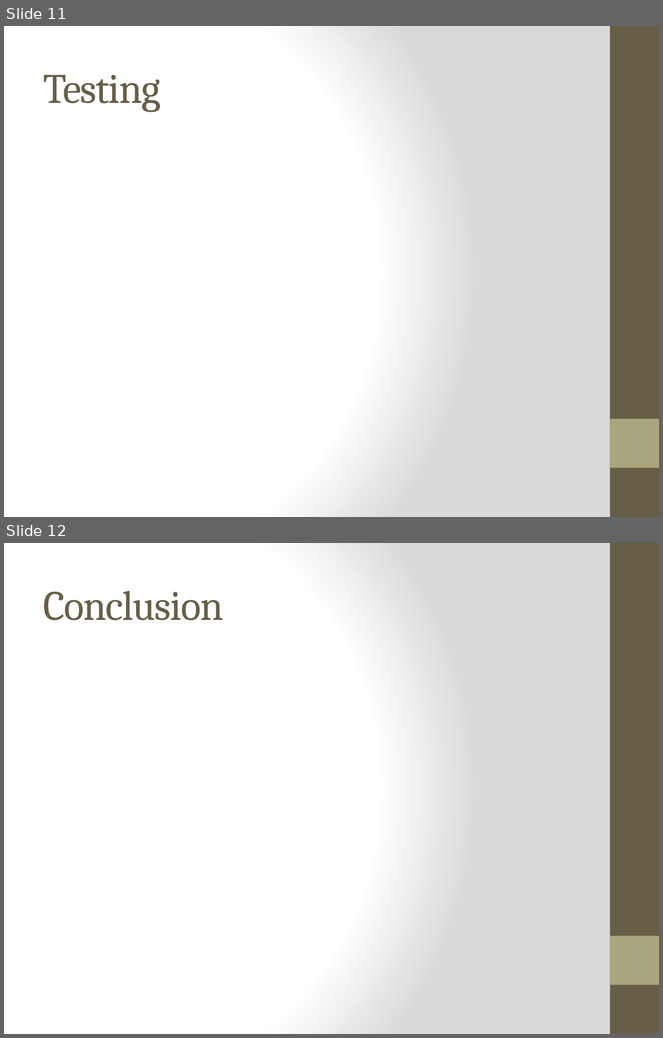
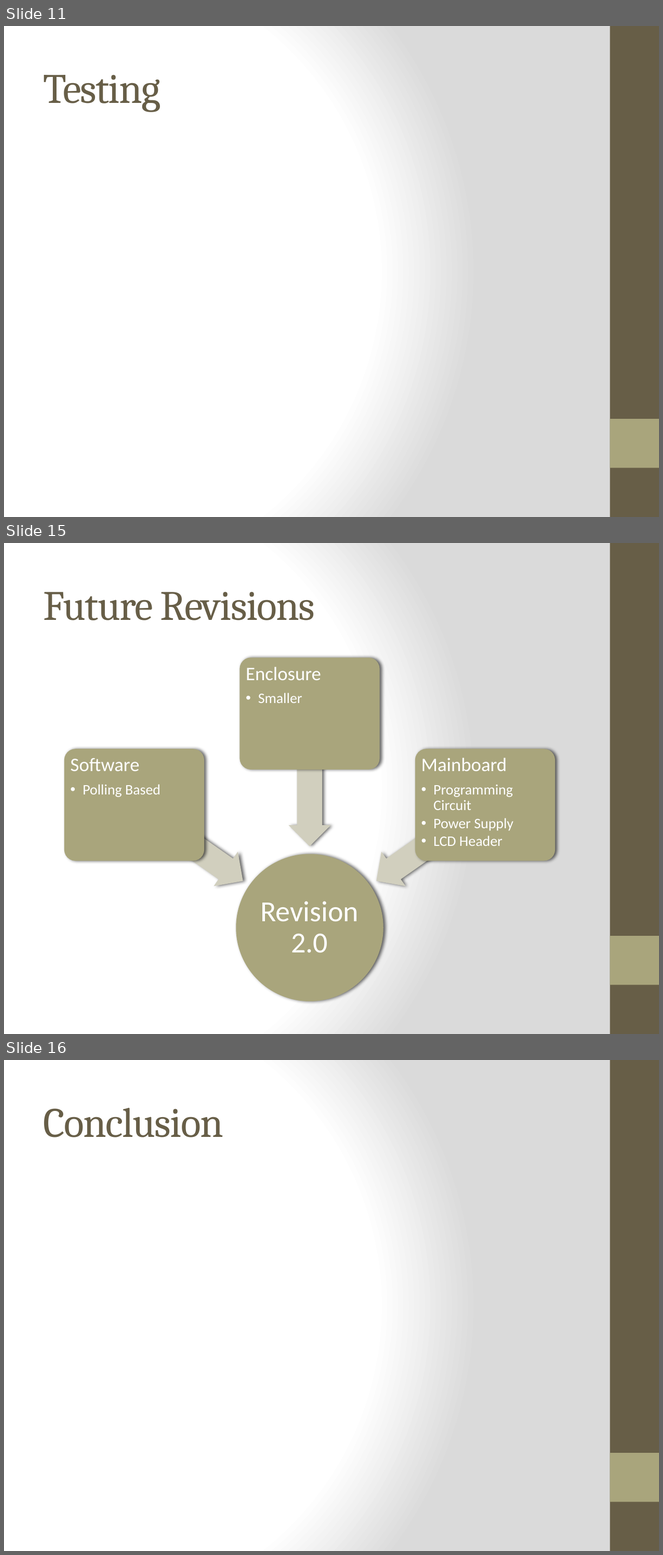
Before and after one commit to noahterickson/DigitalDash, a slide deck: Documentation/Capstone Documents/Presentation/finalPresentation.pptx. Shown one above the other, each under a label of ours: slides 11 and 12 before the commit, slides 11, 15 and 16 after it; the slides between them are not shown. The pictures are 663x1038 and 663x1555 pixels, drawn with LibreOffice and Linux fonts; fonts in the diff are those of the drawing. Boxes give left, top, right and bottom in pixels: in the first picture for what was removed or moved away, otherwise in the second. Text is boxed around its words. In the diff, an @@ line names an element or a change of style, - is before the commit and + after.

```diff
--- a/Documentation/Capstone Documents/Presentation/finalPresentation.pptx
+++ b/Documentation/Capstone Documents/Presentation/finalPresentation.pptx
@@ slide 15 added at (x1=4, y1=543, x2=659, y2=1034), background gradient #FFFFFF to #DADADA; not listed: 2 template elements that a slide beside it also shows @@
@@ title added at (x1=44, y1=592, x2=315, y2=620), 46 pt, text #675E47 @@
+Future Revisions
@@ group added at (x1=64, y1=657, x2=556, y2=1002): 4 texts, 3 left arrows, 3 rounded rectangles, 1 ellipse @@
+Revision 2.0
+Software
+  •• Polling Based
+Enclosure
+  •• Smaller
+Mainboard
+  •• Programming Circuit
+  •• Power Supply
+  •• LCD Header
@@ what was slide 12 is now slide 16 @@
```
Also in this commit, not shown: 4 slides changed, 5 other slides added, 2 slides removed.
